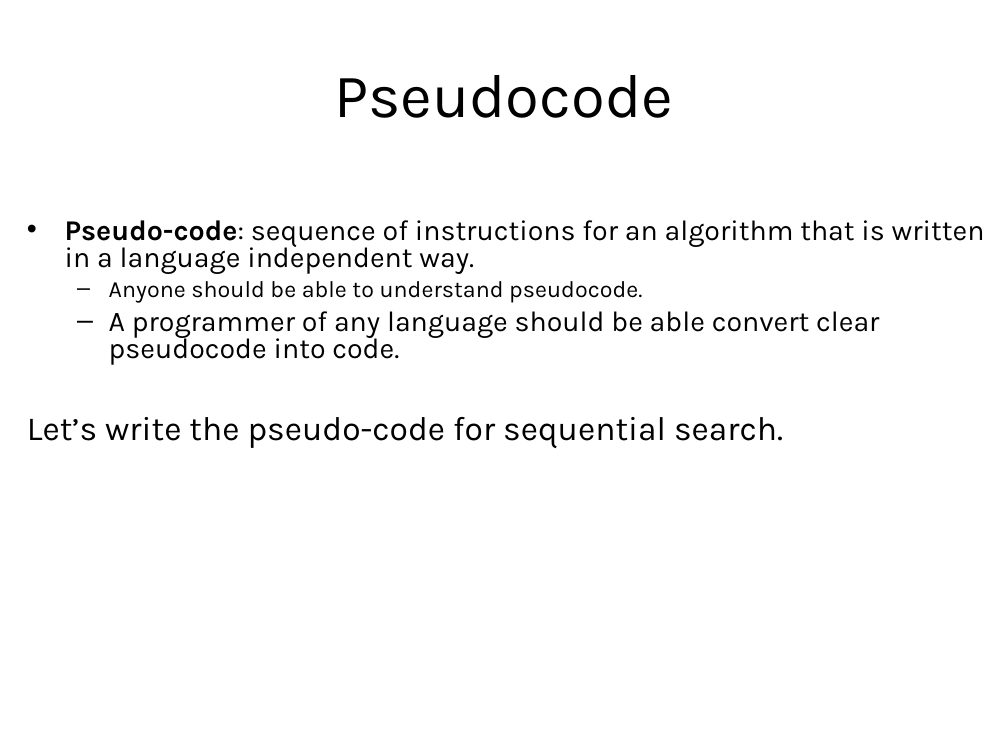
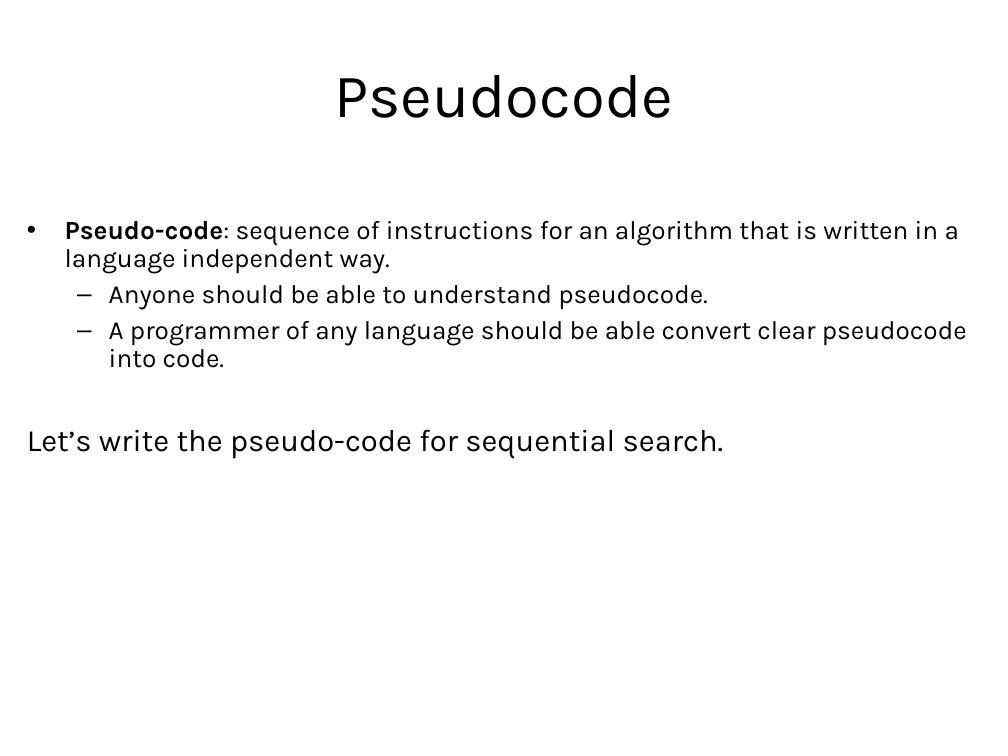
Before and after one commit to LongBaoNguyen/longbaonguyen.github.io, a slide deck: slide 5 of courses/apcsp/lecture15.ppt. Drawn at 1008x756 pixels with LibreOffice and Linux fonts; fonts in the diff are those of the drawing; background and template pictures are left out. Boxes give left, top, right and bottom in pixels: in the first picture for what was removed or moved away, otherwise in the second. Text is boxed around its words. In the diff, an @@ line names an element or a change of style, - is before the commit and + after.

```diff
--- a/courses/apcsp/lecture15.ppt
+++ b/courses/apcsp/lecture15.ppt
@@ text "Pseudo-code: sequence of instructions for ..." at [27, 221, 967, 459]: size 20.4 to 18.7 pt in "Pseudo-code: sequence of instructions for an algorithm ...", "A programmer of any language should be ..."; size 16.6 to 18.7 pt in "Anyone should be able to understand pseudocode."; size 24.1 to 22.1 pt in "Let’s write the pseudo-code for sequential search."; line spacing 0.8 to 0.9; more space between paragraphs @@
```
Also in this commit, not shown: 5 other slides changed, 3 other files.
